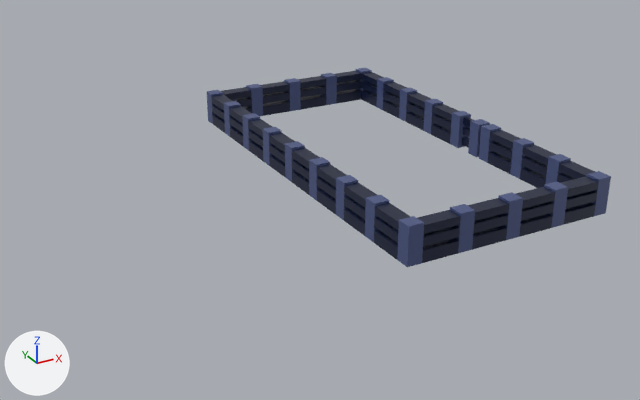
The FBX model Assets/models/fence1.fbx, before and after one commit.
Both versions are drawn from a 50 mm camera at (-75.1, -192.7, 91.7) aimed at (30.4, -0.9, -4.2). Lighting does not change. The marker at lower left points along +X, +Y and +Z. Where no turn or scale is listed for an object, it has been applied to the vertices. Vertices at the same position are counted once.

The scene before the commit, as lines of its bpy script (objects in view):
```python
ob_cube_001 = bpy.data.objects.new('Cube.001', me_cube_002)
ob_cube_001.location = (93.0, 23.0, -1.1)
ob_cube_009 = bpy.data.objects.new('Cube.009', me_cube_009)
ob_cube_009.location = (28.0, 74.0, -1.1)
ob_cube_010 = bpy.data.objects.new('Cube.010', me_cube_010)
ob_cube_010.location = (19.0, 51.0, -1.1)
ob_cube_011 = bpy.data.objects.new('Cube.011', me_cube_011)
ob_cube_011.location = (19.0, 37.0, -1.1)
ob_cube_012 = bpy.data.objects.new('Cube.012', me_cube_012)
ob_cube_012.location = (19.0, 23.0, -1.1)
ob_cube_013 = bpy.data.objects.new('Cube.013', me_cube_013)
ob_cube_013.location = (19.0, 9.0, -1.1)
ob_cube_014 = bpy.data.objects.new('Cube.014', me_cube_014)
ob_cube_014.location = (19.0, -5.0, -1.1)
ob_cube_016 = bpy.data.objects.new('Cube.016', me_cube_016)
ob_cube_016.location = (19.0, -33.0, -1.1)
ob_cube_017 = bpy.data.objects.new('Cube.017', me_cube_017)
ob_cube_017.location = (19.0, -47.0, -1.1)
# also in view: 'Cube.006' at (75.0, 65.0, 3.9); 'Cube.005' at (84.0, 60.0, 3.9); 'Cube.008' at (47.0, 65.0, 3.9); 'Cube.018' at (37.0, -47.0, 3.9); 'Cube.021' at (79.0, -47.0, 3.9)
```
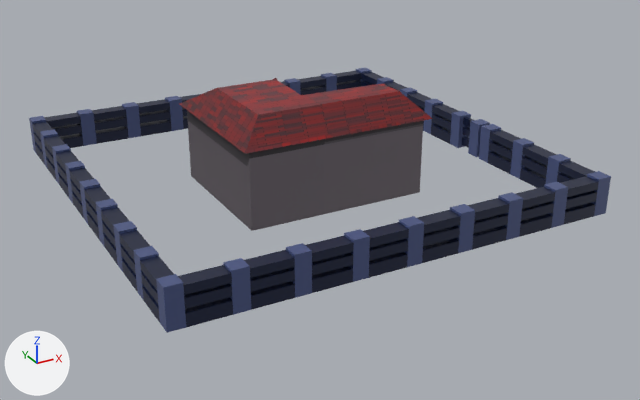
The newer file is also rescaled (x0.3), turned or shifted as a whole; pictures and numbers use the older file's frame.

Location of each change, [x1, y1, x2, y2] in pixels of the pictures (640 x 400 px):
'Cube.008', reshaped (864% wider, 336% taller)
    before: [246, 81, 290, 116]
    after: [178, 171, 611, 327]
'walls', added
    after: [228, 121, 423, 231]
'Cube.007', reshaped (260% wider, 489% taller)
    before: [284, 76, 326, 111]
    after: [32, 122, 186, 333]
'Cube.006', reshaped (695% wider, 134% taller)
    before: [321, 71, 362, 105]
    after: [29, 71, 362, 152]
'roof4', added (red)
    after: [245, 91, 433, 154]
'roof3', added (brown)
    after: [217, 78, 398, 115]
'walls.001', added
    after: [187, 111, 231, 212]
'roof5', added (brown)
    after: [179, 88, 258, 153]
'Cube.017', deleted (blue)
    before: [374, 203, 424, 267]
'Cube.016', deleted (blue)
    before: [344, 183, 389, 242]
'Cube.015', deleted (blue)
    before: [317, 164, 358, 220]
'Cube.014', deleted (blue)
    before: [292, 148, 330, 201]
'Cube.013', deleted (blue)
    before: [269, 133, 305, 182]
'Cube.012', deleted (blue)
    before: [248, 119, 282, 166]
'Cube.011', deleted (blue)
    before: [229, 106, 260, 151]
'Cube.010', deleted (blue)
    before: [211, 95, 241, 137]
'Cube.009', deleted (blue)
    before: [207, 87, 252, 124]
part 1 of me_cube_008, added (blue)
    after: [178, 171, 611, 327]
part 2 of me_cube_008, deleted (blue)
    before: [246, 81, 290, 116]
part 3 of me_cube_007, added (blue)
    after: [32, 122, 186, 333]
part 4 of me_cube_007, deleted (blue)
    before: [284, 76, 326, 111]
part 5 of me_cube_006, added (blue)
    after: [122, 99, 172, 138]
part 6 of me_cube_006, added (blue)
    after: [77, 106, 129, 146]
part 7 of me_cube_006, added (black)
    after: [29, 113, 84, 152]
part 8 of me_cube_006, added (blue)
    after: [165, 81, 290, 131]
'Cube.018', unchanged, covered by the edit
    before: [418, 204, 475, 263]
'Cube.019', unchanged, covered by the edit
    before: [467, 192, 523, 250]
'Cube.020', unchanged, covered by the edit
    before: [516, 181, 568, 237]
'Cube.021', unchanged, covered by the edit
    before: [561, 171, 611, 224]

The change, as a list of edits to the scene's bpy script:
```text
Change me_cube_008:
    remove me_cube_008.from_pydata(...)  # 78 vertices, 76 faces; spans x -2.0..12.0, y -11.0..-7.0, z 0.02..10.02
    add me_cube_008.from_pydata(...)  # 624 vertices, 608 faces; spans x -68.0..44.0, y -123.0..-119.0, z 0.02..10.02
    me_cube_008 part 1: 624 vertices added at x -68.0..44.0, y -123.0..-119.0, z 0.02..10.02
    me_cube_008 part 2: 78 vertices removed from x -2.0..12.0, y -11.0..-7.0, z 0.02..10.02
Change me_cube_007:
    remove me_cube_007.from_pydata(...)  # 78 vertices, 76 faces; spans x -2.0..12.0, y -11.0..-7.0, z 0.02..10.02
    add me_cube_007.from_pydata(...)  # 561 vertices, 608 faces; spans x -86.0..-82.0, y -123.0..-11.0, z 0.02..10.02
    me_cube_007 part 3: 561 vertices added at x -86.0..-82.0, y -123.0..-11.0, z 0.02..10.02
    me_cube_007 part 4: 78 vertices removed from x -2.0..12.0, y -11.0..-7.0, z 0.02..10.02
Change me_cube_006:
    remove me_cube_006.from_pydata(...)  # 78 vertices, 76 faces; spans x -2.0..12.0, y -11.0..-7.0, z 0.02..10.02
    add me_cube_006.from_pydata(...)  # 606 vertices, 608 faces; spans x -100.0..12.0, y -11.0..-7.0, z 0.02..10.02
    me_cube_006 part 5: the loose piece of 78 vertices spanning x -2.0..12.0, y -11.0..-7.0, z 0.02..10.02 is copied, and the copy is moved by (-70.0, 0.0, 0.0); it spans x -72.0..-58.0, y -11.0..-7.0, z 0.02..10.02
    me_cube_006 part 6: the loose piece of 78 vertices spanning x -2.0..12.0, y -11.0..-7.0, z 0.02..10.02 is copied, and the copy is moved by (-84.0, 0.0, 0.0); it spans x -86.0..-72.0, y -11.0..-7.0, z 0.02..10.02
    me_cube_006 part 7: the loose piece of 78 vertices spanning x -2.0..12.0, y -11.0..-7.0, z 0.02..10.02 is copied, and the copy is moved by (-98.0, 0.0, 0.0); it spans x -100.0..-86.0, y -11.0..-7.0, z 0.02..10.02
    me_cube_006 part 8: a new loose piece of 216 vertices spanning x -58.0..-16.0, y -11.0..-7.0, z 0.02..10.02, in mat_material_001 (picture img_wall2_png)
Remove ob_cube_017:
    ob_cube_017 = bpy.data.objects.new('Cube.017', me_cube_017)
Remove ob_cube_016:
    ob_cube_016 = bpy.data.objects.new('Cube.016', me_cube_016)
Remove ob_cube_011:
    ob_cube_011 = bpy.data.objects.new('Cube.011', me_cube_011)
Remove ob_cube_014:
    ob_cube_014 = bpy.data.objects.new('Cube.014', me_cube_014)
Remove ob_cube_013:
    ob_cube_013 = bpy.data.objects.new('Cube.013', me_cube_013)
Remove ob_cube_012:
    ob_cube_012 = bpy.data.objects.new('Cube.012', me_cube_012)
Remove ob_cube_009:
    ob_cube_009 = bpy.data.objects.new('Cube.009', me_cube_009)
Remove ob_cube_010:
    ob_cube_010 = bpy.data.objects.new('Cube.010', me_cube_010)
Remove ob_cube_015:
    ob_cube_015 = bpy.data.objects.new('Cube.015', me_cube_015)
Add ob_walls_001:
    ob_walls_001 = bpy.data.objects.new('walls.001', me_cube_014_1)  # 56 vertices, 42 faces; spans x -10.0..10.0, y -7.4..20.0, z -10.0..10.0; in mat_walls_001 (picture img_walls_png)
    ob_walls_001.location = (13.5, 4.3, 9.1)
Add ob_walls:
    ob_walls = bpy.data.objects.new('walls', me_cube_011_1)  # 120 vertices, 98 faces; spans x -10.0..38.9, y -20.0..-7.4, z -10.0..10.0; in mat_walls_001 (picture img_walls_png)
    ob_walls.location = (13.5, 4.3, 9.1)
Add ob_roof3:
    ob_roof3 = bpy.data.objects.new('roof3', me_cube_013_1)  # 62 vertices, 39 faces; spans x -6.1..33.7, y -17.1..8.1, z 17.8..18.1; in mat_roof_001 (picture img_roof_png)
    ob_roof3.location = (13.5, 4.3, 9.1)
Add ob_roof5:
    ob_roof5 = bpy.data.objects.new('roof5', me_cube_010_1)  # 18 vertices, 8 faces; spans x -11.5..-6.1, y -21.1..21.9, z 10.4..17.8; in mat_roof_001 (picture img_roof_png)
    ob_roof5.location = (13.5, 4.3, 9.1)
Add ob_house:
    ob_house = bpy.data.objects.new('house', me_cube_017_1)  # 135 vertices, 66 faces; spans x -11.5..41.2, y -21.1..22.1, z -10.0..18.0; in mat_walls_001 (picture img_walls_png)
    ob_house.location = (13.5, 4.3, 9.1)
Add ob_roof4:
    ob_roof4 = bpy.data.objects.new('roof4', me_cube_012_1)  # 24 vertices, 11 faces; spans x -11.5..41.1, y -21.1..-17.0, z 10.4..17.8; in mat_roof_001 (picture img_roof_png)
    ob_roof4.location = (13.5, 4.3, 9.1)
```
